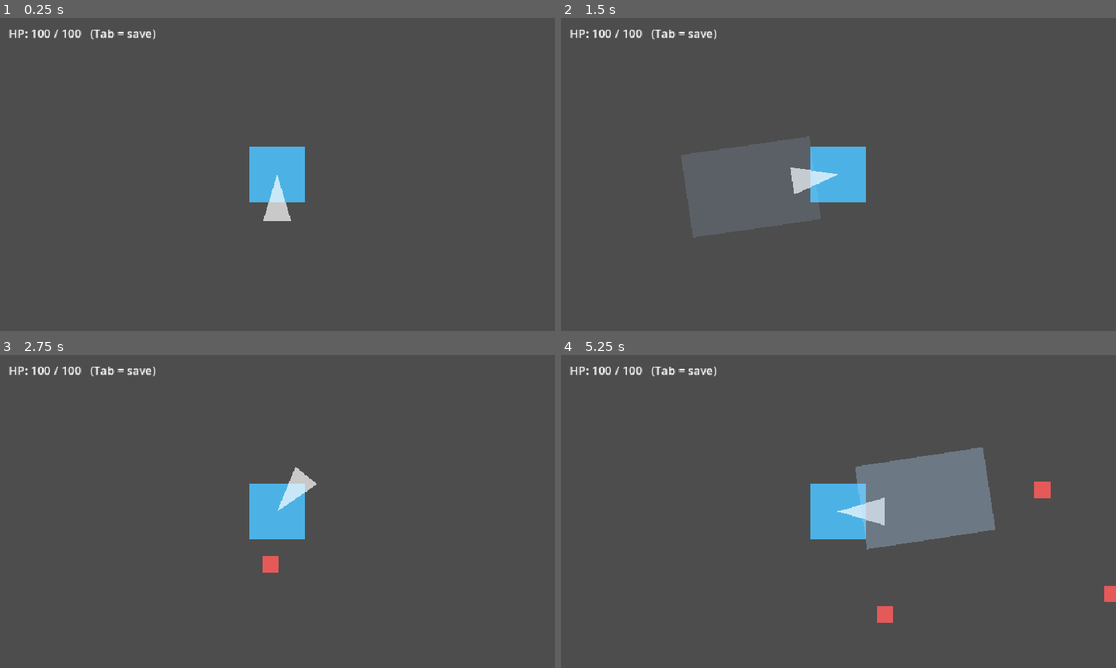
Above: before the commit, frames 1-4 (two rows, left to right).
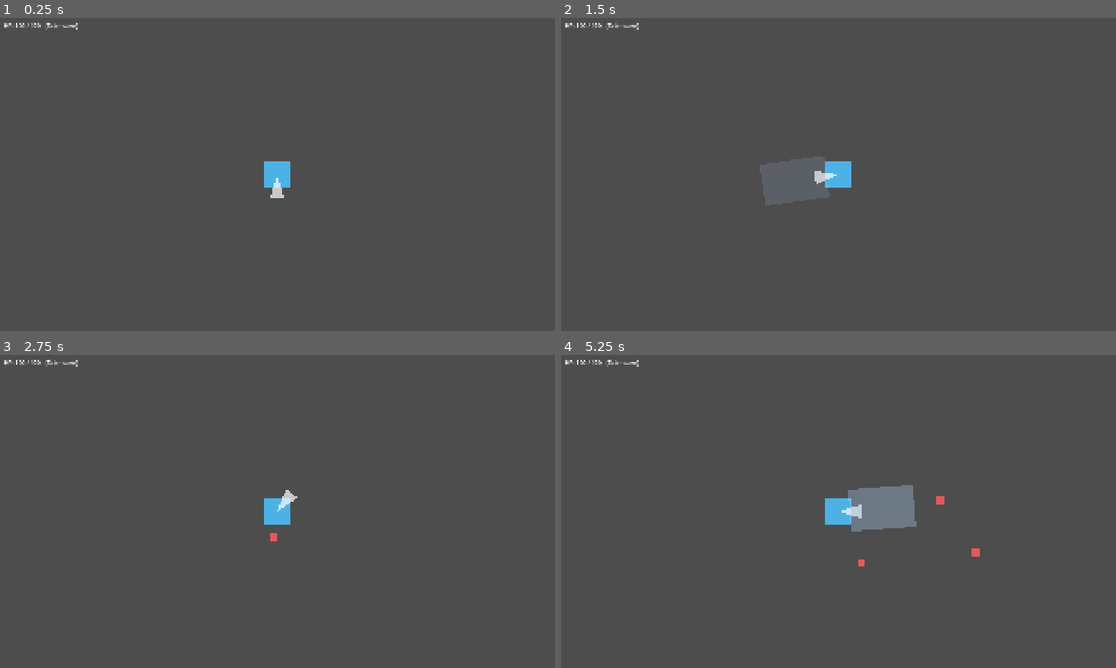
Above: after the commit, the same moments.

Repository: tomchang25/dash-and-slash
Game: Godot game, scene res://game/scenes/testbed/example_arpg_arena.tscn
Same seed, same stepped clock (60 frames per second), same inputs: the game is played once before the commit and once after it. This scene is started directly instead of the project's main scene.
Inputs (mouse positions are in pixels of both pictures, inside the frame that each line leads up to):
- Up to frame 1 (0.25 s): no input
- Up to frame 2 (1.5 s): tap Enter at 0.5 s; move the mouse to (960, 158) at 0.52 s; press the mouse at (960, 158) at 0.53 s; hold D (move_right) 0.53-1.25 s; tap Space (dash) at 0.8, 1.25 s; release the mouse at (960, 158) at 1.25 s; drag from (727, 190) to (838, 174) at 1.27 s
- Up to frame 3 (2.75 s): move the mouse to (333, 442) at 2.02 s; press the mouse at (333, 442) at 2.03 s; hold D (move_right) from 2.03 s (still down); tap Space (dash) at 2.3 s
- Up to frame 4 (5.25 s): release D (move_right) at 2.75 s; release the mouse at (894, 442) at 2.75 s; drag from (810, 574) to (672, 464) at 2.77 s; move the mouse to (1005, 558) at 3.52 s; hold A (move_left) 3.53-4.25 s; hold Shift (sprint) 3.53-4.25 s; tap Space (dash) at 3.8 s; drag from (672, 464) to (1088, 530) at 4.27 s; move the mouse to (866, 511) at 5.02 s; hold S (move_down) from 5.03 s (still down); hold Space (dash) from 5.03 s (still down); tap Ctrl at 5.1 s; click (866, 511) at 5.17 s

The runs differ from the first frame. In frame 1, 2.1% of the frame differs, in the area x 0-55%, y 1-65%; in frame 2, 7.0%; in frame 3, 2.2%; in frame 4, 7.5%, in the area x 0-100%, y 1-86%.

Commit message:
feat(combat): refactor hit resolution with guard-based HP damage reduction
- Refactor Hurtbox into a pure event bridge; Health and Guard are now handled together by the entity parent
- Add guard damage profile to Hitbox (NORMAL/DASH) so enemies distinguish normal vs dash guard damage
- Add guard-based HP damage multiplier: 0.25x while guard intact, 1.0x during stagger or when hit will break guard
- Add stagger VFX (modulate tween) to small enemy
- Deprecate ChaseEnemy in favor of SmallEnemy generalization
- Bump dash attack damage to 25 (exported), connect dash hitbox guard profile

Diff:
--- a/common/gameplay/components/direction_resolver.gd
+++ b/common/gameplay/components/direction_resolver.gd
@@ -29,9 +29,9 @@
         HitAngle.FRONT:
             return 1
         HitAngle.SIDE:
+            return 1
+        HitAngle.BACK:
             return 2
-        HitAngle.BACK:
-            return 4
         _:
             return 0
 
--- a/common/gameplay/components/health.gd
+++ b/common/gameplay/components/health.gd
@@ -49,6 +49,7 @@
         return
     if amount <= 0.0:
         return
+
     _current = max(_current - amount, 0.0)
     if invuln_seconds > 0.0:
         _invuln_until_msec = Time.get_ticks_msec() + int(invuln_seconds * 1000.0)
--- a/common/gameplay/components/hitbox.gd
+++ b/common/gameplay/components/hitbox.gd
@@ -10,9 +10,12 @@
 
 signal hit_landed(target: Hurtbox)
 
+enum GuardDamageProfile { NORMAL, DASH }
+
 # ── Exports ─────────────────────────────────────────────────────────────────────
 
 @export var damage: float = 10.0
+@export var guard_damage_profile: GuardDamageProfile = GuardDamageProfile.NORMAL
 
 ## Seconds between repeated hits on the same victim. 0 = hit once on enter only.
 @export var damage_interval: float = 0.0
@@ -70,7 +73,7 @@
         if now - float(_hit_times[hurtbox]) < damage_interval:
             return
     _hit_times[hurtbox] = now
-    hurtbox.receive_hit(damage, owner)
+    hurtbox.receive_hit(damage, owner, guard_damage_profile)
     hit_landed.emit(hurtbox)
 
 # ══ Pool lifecycle ════════════════════════════════════════════════════════════
--- a/common/gameplay/components/hurtbox.gd
+++ b/common/gameplay/components/hurtbox.gd
@@ -1,41 +1,26 @@
 # hurtbox.gd
-# Component: the receiving side of combat. An Area2D that a Hitbox overlaps to deal
-# damage. It forwards incoming hits to the entity's Health and re-broadcasts them as
-# a signal so other components (hit-flash, knockback, audio) can react.
-#
-# Wiring: set `health` in the inspector, or leave it null to auto-find a Health
-# sibling under the same owner in _ready().
+# Component: the receiving side of combat. An Area2D that a Hitbox overlaps to
+# broadcast a hit_received signal. Health, guard, and damage rules are handled
+# by the entity's parent script — Hurtbox is a pure event bridge.
 class_name Hurtbox
 extends Area2D
 
-signal got_hit(amount: float, source: Node)
-
-# ── Exports ─────────────────────────────────────────────────────────────────────
-
-@export var health: Health
+signal hit_received(amount: float, source: Node, guard_damage_profile: int)
 
 # ── State ─────────────────────────────────────────────────────────────────────
 
 var _enabled: bool = true
 
-# ══ Lifecycle ═════════════════════════════════════════════════════════════════
-
-
-func _ready() -> void:
-    if health == null and owner != null:
-        health = owner.find_child("Health", true, false) as Health
-
 # ══ Common API ════════════════════════════════════════════════════════════════
 
 
-## Called by an overlapping Hitbox. Applies damage to Health and re-broadcasts.
-## No-op while disabled. [param source] is the attacker for attribution.
-func receive_hit(amount: float, source: Node = null) -> void:
+## Called by an overlapping Hitbox. No-op while disabled.
+## [param source] is the attacker for attribution.
+## [param guard_damage_profile] is Hitbox.GuardDamageProfile — 0=NORMAL, 1=DASH.
+func receive_hit(amount: float, source: Node = null, guard_damage_profile: int = 0) -> void:
     if not _enabled:
         return
-    if health != null:
-        health.take_damage(amount, source)
-    got_hit.emit(amount, source)
+    hit_received.emit(amount, source, guard_damage_profile)
 
 # ══ Pool lifecycle ════════════════════════════════════════════════════════════
 
--- a/game/entities/enemies/boss.gd
+++ b/game/entities/enemies/boss.gd
@@ -14,6 +14,7 @@
 const CYCLE_COOLDOWN := 1.5
 const BOSS_HP := 200.0
 const BOSS_GUARD := 16
+const GUARDED_DAMAGE_MULTIPLIER := 0.25
 
 @onready var _state_machine: StateMachine = $StateMachine
 @onready var _guard: Guard = $Guard
@@ -44,6 +45,7 @@
 
 func _ready() -> void:
     super()
+
     _grid_pos = _grid.world_to_grid(global_position)
     _refresh_occupied()
 
@@ -79,7 +81,7 @@
         _guard.stagger_ended.connect(_on_stagger_ended)
 
     if hurtbox != null:
-        hurtbox.got_hit.connect(_on_got_hit)
+        hurtbox.hit_received.connect(_on_hit_received)
 
 
 func _refresh_occupied() -> void:
@@ -246,13 +248,33 @@
     _state_machine.request_transition(StateId.IDLE, true)
 
 
-func _on_got_hit(_amount: float, source: Node2D) -> void:
-    if _guard == null or source == null:
-        return
-    var src_pos := source.global_position
+func _on_hit_received(amount: float, source: Node, guard_damage_profile: int) -> void:
+    if not (source is Node2D):
+        return
+
+    var src_pos := (source as Node2D).global_position
     var angle := DirectionResolver.resolve(src_pos, global_position, _facing)
-    var gd := DirectionResolver.normal_guard_damage(angle)
-    _guard.take_guard_damage(gd)
+    var gd: int
+    if guard_damage_profile == Hitbox.GuardDamageProfile.DASH:
+        gd = DirectionResolver.dash_guard_damage(angle)
+    else:
+        gd = DirectionResolver.normal_guard_damage(angle)
+
+    var will_break_guard := _guard != null \
+        and not _guard.is_staggered() \
+        and _guard.current() > 0 \
+        and gd >= _guard.current()
+    var full_damage := _guard == null or _guard.is_staggered() or will_break_guard
+    var hp := amount if full_damage else amount * GUARDED_DAMAGE_MULTIPLIER
+
+    if health != null:
+        health.take_damage(hp, source)
+
+    if health != null and not health.is_alive():
+        return
+
+    if _guard != null:
+        _guard.take_guard_damage(gd)
 
 
 func reset() -> void:
--- a/game/entities/enemies/chase_enemy.gd
+++ b/game/entities/enemies/chase_enemy.gd
@@ -1,4 +1,7 @@
 # chase_enemy.gd
+# DEPRECATED — this enemy will be replaced once SmallEnemy is fully generalized.
+# The testbed (example_arpg_arena.gd) still references chase_enemy.tscn; remove
+# that reference before deleting this file.
 # Entity subclass — enemy. Local behaviour: steer toward an assigned target each
 # frame. Its ContactHitbox (always on) damages whatever Hurtbox it overlaps; its own
 # Health/Hurtbox take damage from the player's attack. Death is relayed via the
@@ -13,8 +16,8 @@
 
 var _target: Node2D = null
 
+# ══ Lifecycle ═════════════════════════════════════════════════════════════════
 
-# ══ Lifecycle ═════════════════════════════════════════════════════════════════
 
 func _physics_process(_delta: float) -> void:
     if not is_instance_valid(_target):
@@ -23,8 +26,8 @@
     velocity = global_position.direction_to(_target.global_position) * SPEED
     move_and_slide()
 
+# ══ Common API ════════════════════════════════════════════════════════════════
 
-# ══ Common API ════════════════════════════════════════════════════════════════
 
 ## Assigns the chase target (the player). Called by the arena driver on spawn.
 func set_target(target: Node2D) -> void:
--- a/game/entities/enemies/small_enemy.gd
+++ b/game/entities/enemies/small_enemy.gd
@@ -15,6 +15,8 @@
 const RECOVERY_DURATION := 0.4
 const CYCLE_COOLDOWN := 1.0
 const CARDINAL_DIRECTIONS := [Vector2i.RIGHT, Vector2i.LEFT, Vector2i.DOWN, Vector2i.UP]
+const GUARDED_DAMAGE_MULTIPLIER := 0.25
+const STAGGER_VFX_COLOR := Color(0.3, 0.5, 1.0, 1.0)
 const PATH_DEBUG_COLOR := Color(0.2, 0.8, 1.0, 0.8)
 const PATH_DEBUG_WIDTH := 4.0
 
@@ -24,6 +26,7 @@
 @onready var _attack_controller: SmallEnemyAttackController = $AttackController
 @onready var _status_bars: EnemyStatusBars = $StatusBars
 @onready var hurtbox: Hurtbox = $Hurtbox
+@onready var _body: Polygon2D = $Body
 
 var _grid: GridArena
 var _target: Node2D
@@ -31,6 +34,7 @@
 var _facing: Vector2 = Vector2.DOWN
 var _cooldown_timer: Timer
 var _staggered: bool = false
+var _stagger_tween: Tween
 var _planned_path: Array[Vector2i] = []
 var _active_path_cell: Vector2i
 var _has_active_path_cell: bool = false
@@ -224,7 +228,7 @@
         _grid.register_occupant(self, [_grid_pos])
 
     if hurtbox != null:
-        hurtbox.got_hit.connect(_on_got_hit)
+        hurtbox.hit_received.connect(_on_hit_received)
 
     if health != null:
         health.health_changed.connect(_on_health_changed)
@@ -237,6 +241,8 @@
     if _guard != null:
         _guard.guard_changed.connect(_on_guard_changed)
         _guard.guard_broken.connect(_on_guard_broken)
+        _guard.stagger_started.connect(_on_stagger_started)
+        _guard.stagger_ended.connect(_on_stagger_ended)
         _on_guard_changed(_guard.current(), _guard.max_guard)
 
 
@@ -296,13 +302,50 @@
         _status_bars.set_health(current, maximum)
 
 
-func _on_got_hit(_amount: float, source: Node2D) -> void:
-    if _guard == null or source == null:
-        return
-    var src_pos := source.global_position
+func _on_hit_received(amount: float, source: Node, guard_damage_profile: int) -> void:
+    if not (source is Node2D):
+        return
+
+    var src_pos := (source as Node2D).global_position
     var angle := DirectionResolver.resolve(src_pos, global_position, _facing)
-    var gd := DirectionResolver.normal_guard_damage(angle)
-    _guard.take_guard_damage(gd)
+    var gd: int
+    if guard_damage_profile == Hitbox.GuardDamageProfile.DASH:
+        gd = DirectionResolver.dash_guard_damage(angle)
+    else:
+        gd = DirectionResolver.normal_guard_damage(angle)
+
+    var will_break_guard := _guard != null \
+    and not _guard.is_staggered() \
+    and _guard.current() > 0 \
+    and gd >= _guard.current()
+    var full_damage := _guard == null or _guard.is_staggered() or will_break_guard
+    var hp := amount if full_damage else amount * GUARDED_DAMAGE_MULTIPLIER
+
+    if health != null:
+        health.take_damage(hp, source)
+
+    if health != null and not health.is_alive():
+        return
+
+    if _guard != null:
+        _guard.take_guard_damage(gd)
+
+
+func _on_stagger_started() -> void:
+    if _body != null:
+        if _stagger_tween != null and is_instance_valid(_stagger_tween):
+            _stagger_tween.kill()
+        _stagger_tween = create_tween()
+        _stagger_tween.tween_property(_body, "modulate", STAGGER_VFX_COLOR, 0.2)
+
+
+func _on_stagger_ended() -> void:
+    _staggered = false
+    if _body != null:
+        if _stagger_tween != null and is_instance_valid(_stagger_tween):
+            _stagger_tween.kill()
+        _stagger_tween = create_tween()
+        _stagger_tween.tween_property(_body, "modulate", Color.WHITE, 0.3)
 
 
 func _cancel_attack() -> void:
@@ -389,6 +432,10 @@
 func reset() -> void:
     super()
     _staggered = false
+    if _body != null:
+        _body.modulate = Color.WHITE
+    if _stagger_tween != null and is_instance_valid(_stagger_tween):
+        _stagger_tween.kill()
     clear_planned_action()
     if _grid != null:
         _grid_pos = _grid.world_to_grid(global_position)
--- a/game/entities/player/player.gd
+++ b/game/entities/player/player.gd
@@ -12,19 +12,20 @@
 const DASH_COOLDOWN := 2.0
 const ATTACK_DURATION := 0.25
 const NORMAL_ATTACK_DAMAGE := 10.0
-const DASH_ATTACK_DAMAGE := 15.0
 const ATTACK_RANGE := 152.0
 const ATTACK_CAPSULE_RADIUS := 64.0
 const ATTACK_CAPSULE_HEIGHT := 208.0
 
 # -- Exports --------------------------------------------------------------------
 @export var attack_sfx_event: SpatialAudioEvent
+@export var dash_attack_damage: float = 25.0
 
 # -- Node references ----------------------------------------------------------
 @onready var _attack_hitbox: Hitbox = $AttackHitbox
 @onready var _dash_hitbox: Hitbox = $DashHitbox
 @onready var _attack_vfx: Polygon2D = $AttackVfx
 @onready var _facing_arrow: Polygon2D = $FacingArrow
+@onready var _hurtbox: Hurtbox = $Hurtbox
 
 var _move_dir := Vector2.ZERO
 var _last_move_dir := Vector2.DOWN
@@ -95,6 +96,7 @@
 
 
 func enable_dash_hitbox() -> void:
+    _dash_hitbox.damage = dash_attack_damage
     _dash_hitbox.set_enabled(true)
 
 
@@ -104,6 +106,7 @@
 
 func begin_normal_attack(aim_dir: Vector2) -> void:
     _position_attack_shape(aim_dir)
+    _attack_hitbox.damage = NORMAL_ATTACK_DAMAGE
     _attack_hitbox.set_enabled(true)
     if attack_sfx_event != null:
         AudioManager.play_event(attack_sfx_event, global_position)
@@ -148,6 +151,9 @@
     _attack_hitbox.set_enabled(false)
     _dash_hitbox.set_enabled(false)
 
+    if _hurtbox != null:
+        _hurtbox.hit_received.connect(_on_hit_received)
+
 
 func _physics_process(delta: float) -> void:
     if _dash_cooldown_remaining > 0.0:
@@ -171,3 +177,8 @@
         _dash_requested = true
         var mv_dir := Input.get_vector("move_left", "move_right", "move_up", "move_down")
         _dash_requested_dir = get_aim_direction() if mv_dir == Vector2.ZERO else mv_dir
+
+
+func _on_hit_received(amount: float, source: Node, _guard_damage_profile: int) -> void:
+    if health != null:
+        health.take_damage(amount, source)
--- a/game/entities/player/player.tscn
+++ b/game/entities/player/player.tscn
@@ -70,7 +70,8 @@
 collision_mask = 3
 monitoring = false
 script = ExtResource("4_hitbox")
-damage = 15.0
+damage = 25.0
+guard_damage_profile = 1
 
 [node name="CollisionShape2D" type="CollisionShape2D" parent="DashHitbox" unique_id=1187639664]
 shape = SubResource("dash_shape")
--- a/project.godot
+++ b/project.godot
@@ -38,10 +38,7 @@
 
 window/size/viewport_width=1920
 window/size/viewport_height=1080
-window/size/window_width_override=1280
-window/size/window_height_override=720
 window/stretch/mode="canvas_items"
-window/stretch/scale=2.0
 
 [file_customization]
 
